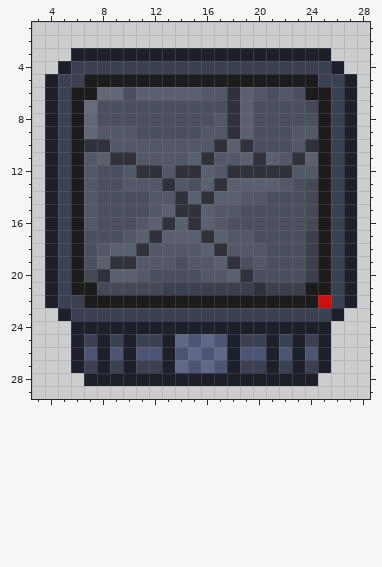
One commit to this pixel-art sprite: Resources/Textures/Structures/Machines/station_map.rsi/station_map_broken.png. This is how it looked before the edit.
The file is 32x32 pixels. Colours within 5 levels of each other are drawn and written as one. Shown: x 3..28, y 1..29.
New version:
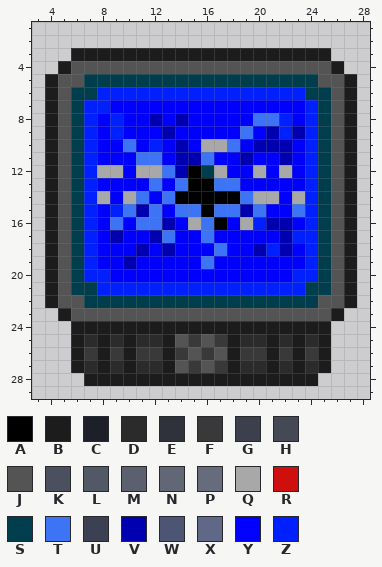
Palette (. is transparent): A #000000  B #1c1c1c  C #1d2029  D #2b2b2b  E #2f323a  F #393939  G #3c404c  H #444955  J #545454  K #4b505e  L #525866  M #5b606e  N #616775  P #666c7b  Q #a8a8a8  R #cf0e0e  S #003e4d  T #3d74f5  U #3b4053  V #0000b0  W #4c5674  X #5f6987  Y #0000ff  Z #0020ff
Changes in this commit:
Changed rows in their new state; - is an unchanged pixel.
first column x 4:
 3 --BBBBBBBBBBBBBBBBBBBB--
 4 -BJJJJJJJJJJJJJJJJJJJJB-
 5 BJJSSSSSSSSSSSSSSSSSSJJB
 6 BJSSZZZZZZZZZZZZZZZZSSJB
 7 BJSZZYYYYYYYYYYYYYYYZSJB
 8 BJSZYZYYVYVYYYYYTTZYZSJB
 9 BJSZYZYYYVYYYYYTYVZVZSJB
10 BJSZYYTYZYVYQQTYVVVYZSJB
11 BJSZYYYTTYVVTYYVYYVYZSJB
12 BJSZQQYQQTVASQYYQYQYZSJB
13 BJSZYYYYTYTAATTYYYYYZSJB
14 BJSZQYQTYTAAAAATQQYQZSJB
15 BJSZYZTVTYTTATTVTYYTZSJB
16 BJSZYTYTTVYQTAYQZVVYZSJB
17 BJSZYVYYVTYYTYYYYYVZZSJB
18 BJSZYYYVYVYYYTYYVZVYZSJB
19 BJSZYYVYYYYYTYYYYYYYZSJB
20 BJSZZYYYYYYYYYYYYYYZZSJB
21 BJSSZZZZZZZZZZZZZZZZSSJB
22 BJJSSSSSSSSSSSSSSSSSSJJB
23 -BJJJJJJJJJJJJJJJJJJJJB-
24 --BBBBBBBBBBBBBBBBBBBB--
25 --BDBDBDDBJFJFBDDBDBDB--
26 --BFBFBFFBFJFJBFFBFBFB--
27 --BDBDBDDBJFJFBDDBDBDB--
28 ---BBBBBBBBBBBBBBBBBB---
Changed places in both pictures, as pixel boxes (x1, y1, x2, y2):
changed: (45, 48, 357, 386)
